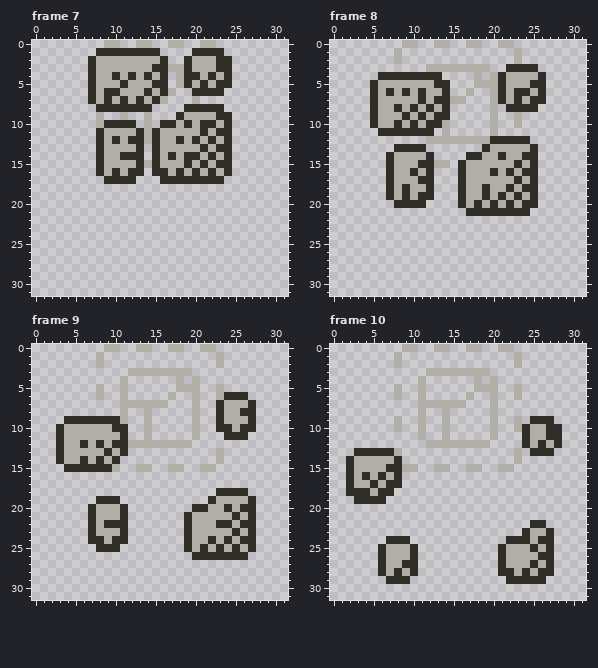
Two versions of one pixel-art file, support/hazards/fragileblock.aseprite. The first picture shows the starting point.
32x32 pixels, 23 frames. Shown: frame 7, frame 8, frame 9, frame 10. The commit also changed other frames, which this record leaves out.
After:
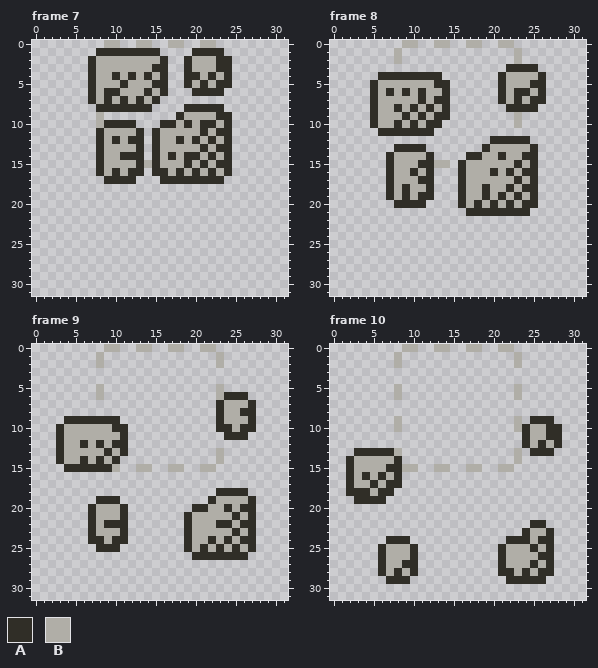
Palette (. is transparent): A #302e27  B #b0aea7
The exact change:
layer "Playdate Background" now hidden
Frame 7:
y 3: x 17..18 BB -> ..
y 4..5: x 18 B -> .
y 6: x 17 B -> .
y 7: x 16 B -> .; x 20 B -> .
y 9: x 11 B -> .; x 14 B -> .
y 10..12: x 14 B -> .
Frame 8:
y 3: x 12..19 BBBBBBBB -> ........
y 4: x 18 B -> .; x 20 B -> .
y 5: x 18..20 BBB -> ...
y 6: x 17 B -> .; x 20 B -> .
y 7: x 15..16 BB -> ..; x 20 B -> .
y 8..9: x 20 B -> .
y 10..11: x 14 B -> .; x 20 B -> .
y 12: x 12..19 BBBBBBBB -> ........
Frame 9:
y 3: x 12..19 BBBBBBBB -> ........
y 4: x 11 B -> .; x 18 B -> .; x 20 B -> .
y 5: x 11 B -> .; x 18..20 BBB -> ...
y 6: x 11 B -> .; x 17 B -> .; x 20 B -> .
y 7: x 11..16 BBBBBB -> ......; x 20 B -> .
y 8..9: x 11 B -> .; x 14 B -> .; x 20 B -> .
y 10..11: x 14 B -> .; x 20 B -> .
y 12: x 12..19 BBBBBBBB -> ........
Frame 10:
y 3: x 12..19 BBBBBBBB -> ........
y 4: x 11 B -> .; x 18 B -> .; x 20 B -> .
y 5: x 11 B -> .; x 18..20 BBB -> ...
y 6: x 11 B -> .; x 17 B -> .; x 20 B -> .
y 7: x 11..16 BBBBBB -> ......; x 20 B -> .
y 8..11: x 11 B -> .; x 14 B -> .; x 20 B -> .
y 12: x 12..19 BBBBBBBB -> ........
Where, in picture pixels (left, top, right, bottom), the same in both pictures:
erased: (120, 64, 200, 144)
erased: (426, 64, 498, 144)
erased: (120, 368, 200, 448)
erased: (418, 368, 498, 448)
